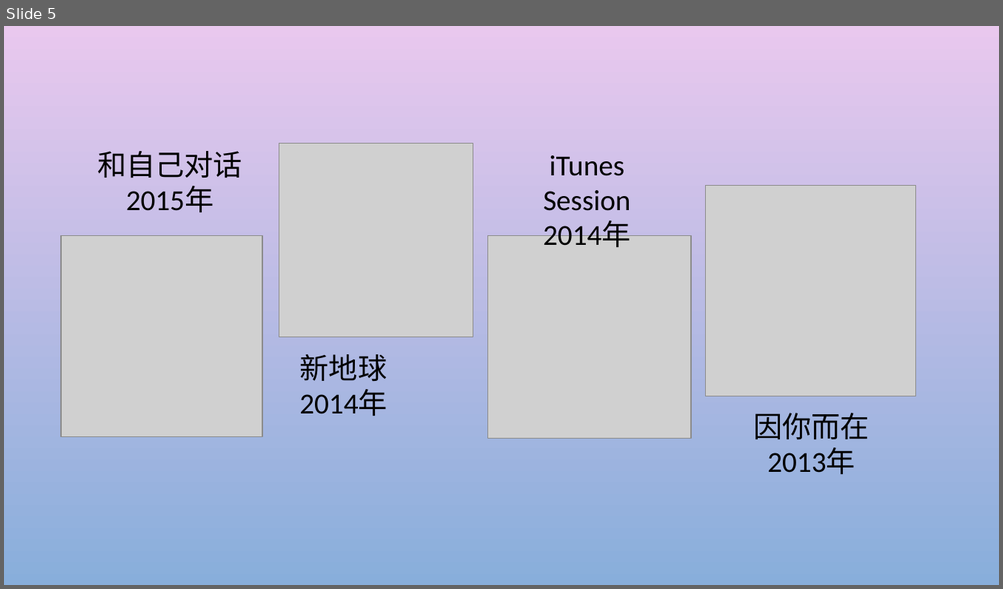
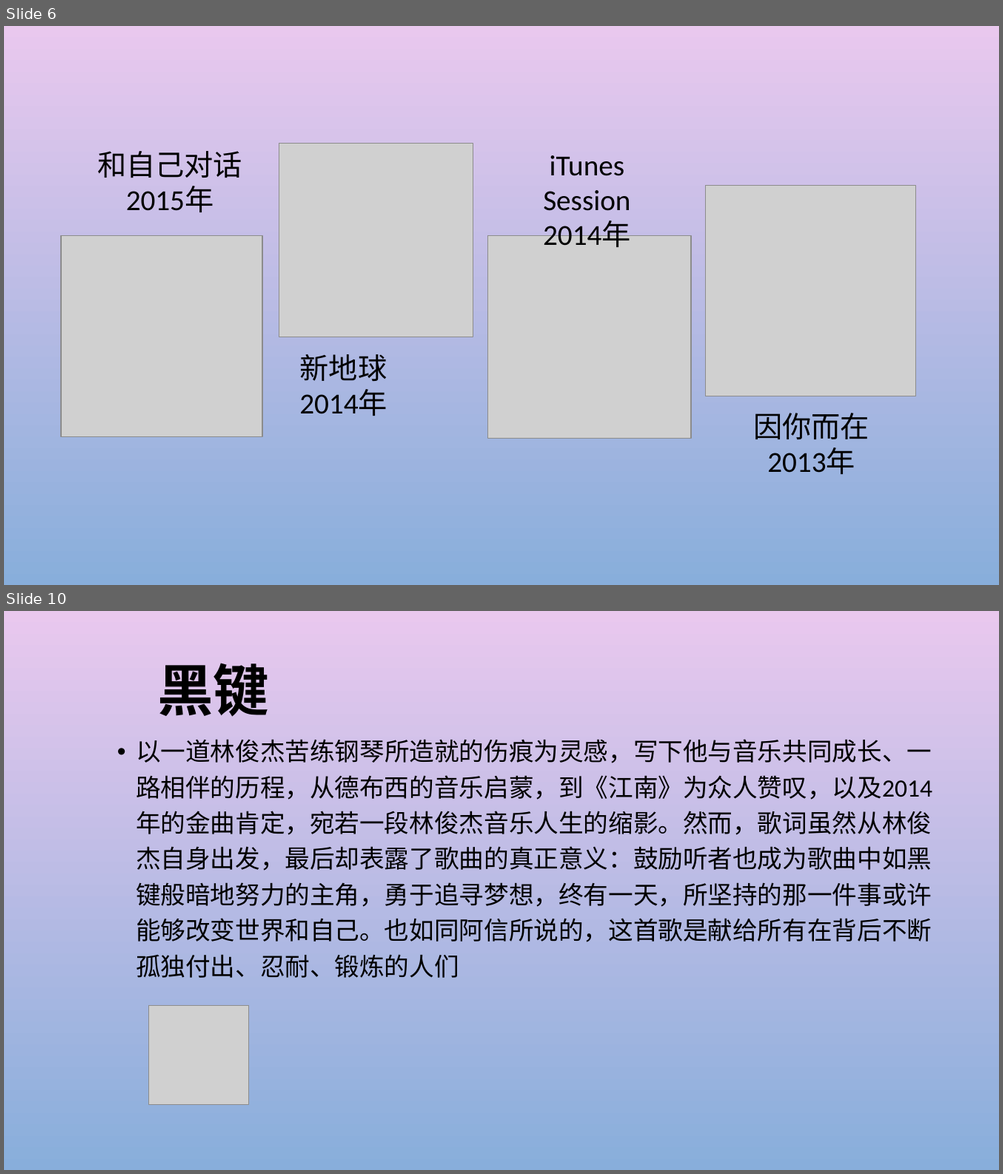
Before and after one commit to zjyechang/myProject, a slide deck: ppt/yechang.pptx. Shown one above the other, each under a label of ours: slide 5 before the commit, slides 6 and 10 after it; the slides between them are not shown. The pictures are 1003x589 and 1003x1174 pixels, drawn with LibreOffice and Linux fonts; fonts in the diff are those of the drawing; grey boxes stand for pictures; background and template pictures are left out. Boxes give left, top, right and bottom in pixels: in the first picture for what was removed or moved away, otherwise in the second. Text is boxed around its words. In the diff, an @@ line names an element or a change of style, - is before the commit and + after.

```diff
--- a/ppt/yechang.pptx
+++ b/ppt/yechang.pptx
@@ slide 10 added at (4, 611, 999, 1170), background picture (left out) @@
@@ text added at (157, 663, 269, 717), 54 pt, text #000000, bold @@
+黑键
@@ text added at (136, 739, 932, 978), 24 pt, text #000000 @@
+• 以一道林俊杰苦练钢琴所造就的伤痕为灵感，写下他与音乐共同成长、一路相伴的历程，从德布西的音乐启蒙，到《江南》为众人赞叹，以及2014年的金曲肯定，宛若一段林俊杰音乐人生的缩影。然而，歌词虽然从林俊杰自身出发，最后却表露了歌曲的真正意义：鼓励听者也成为歌曲中如黑键般暗地努力的主角，勇于追寻梦想，终有一天，所坚持的那一件事或许能够改变世界和自己。也如同阿信所说的，这首歌是献给所有在背后不断孤独付出、忍耐、锻炼的人们
@@ picture added at (149, 1005, 248, 1105) @@
@@ what was slide 5 is now slide 6 @@
```
Also in this commit, not shown: 1 slide changed, 5 other slides added, 1 slide removed, 8 other files.
